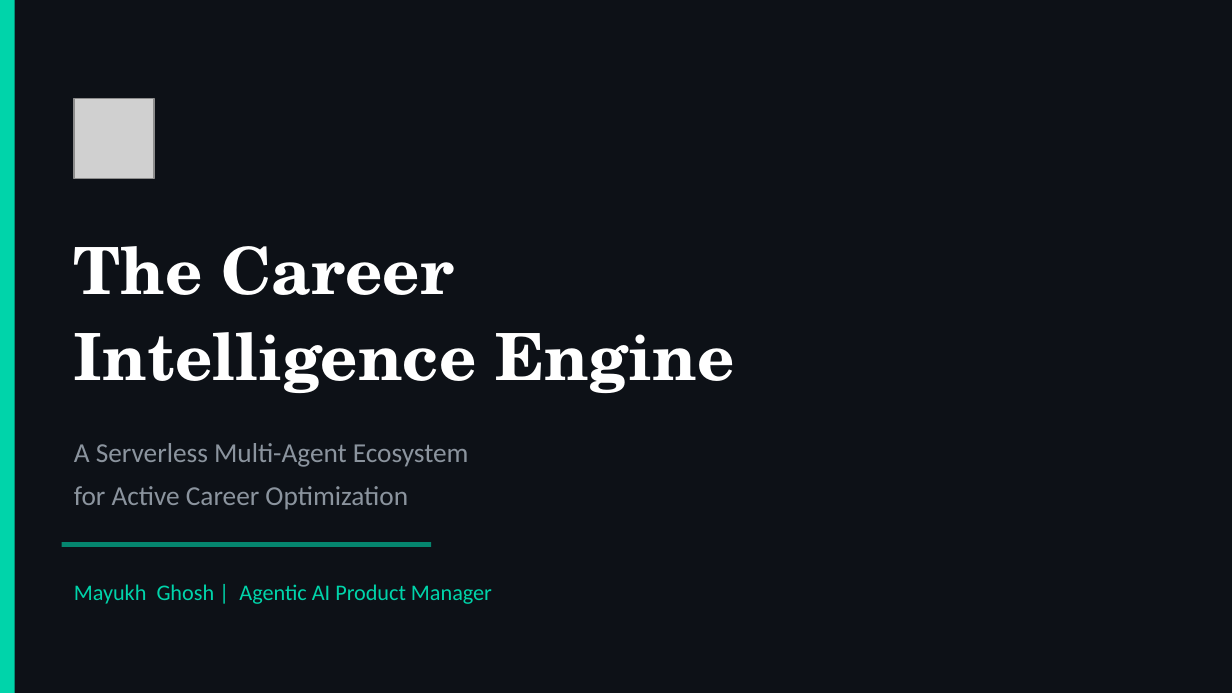
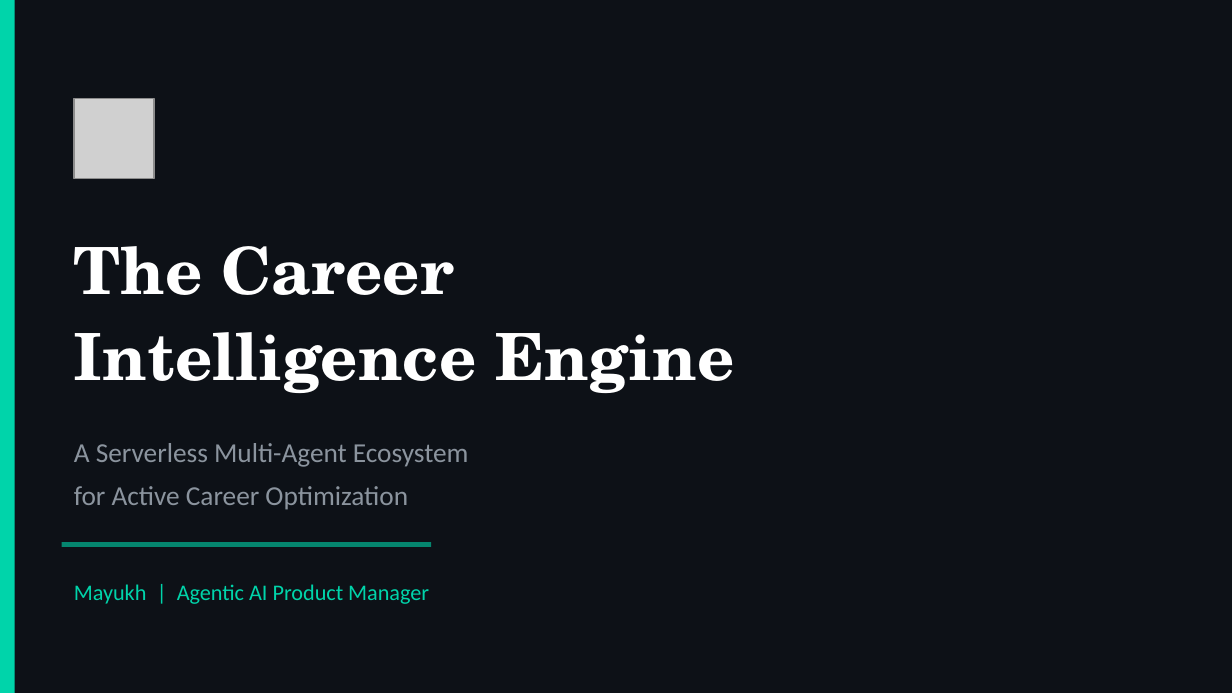
Before and after one commit to mayukhg/mg-ai-job-scanner, a slide deck: slide 1 of Career_Intelligence_Engine_Deck.pptx. Drawn at 1232x693 pixels with LibreOffice and Linux fonts; fonts in the diff are those of the drawing; grey boxes stand for pictures. Boxes give left, top, right and bottom in pixels: in the first picture for what was removed or moved away, otherwise in the second. Text is boxed around its words. In the diff, an @@ line names an element or a change of style, - is before the commit and + after.

```diff
--- a/Career_Intelligence_Engine_Deck.pptx
+++ b/Career_Intelligence_Engine_Deck.pptx
@@ text at (x1=74, y1=584, x2=429, y2=604): text changed @@
-Mayukh Ghosh | Agentic AI Product Manager
+Mayukh | Agentic AI Product Manager
```
Also in this commit, not shown: 1 slide added, 1 slide removed, 3 other files.
